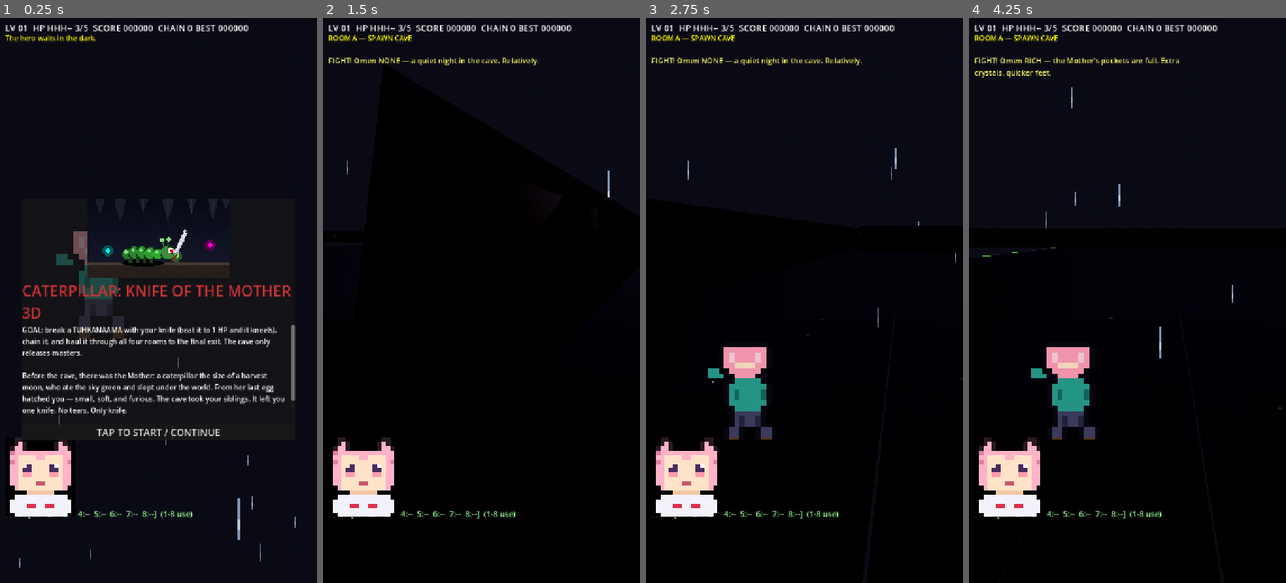
Above: before the commit, frames 1-4 (left to right).
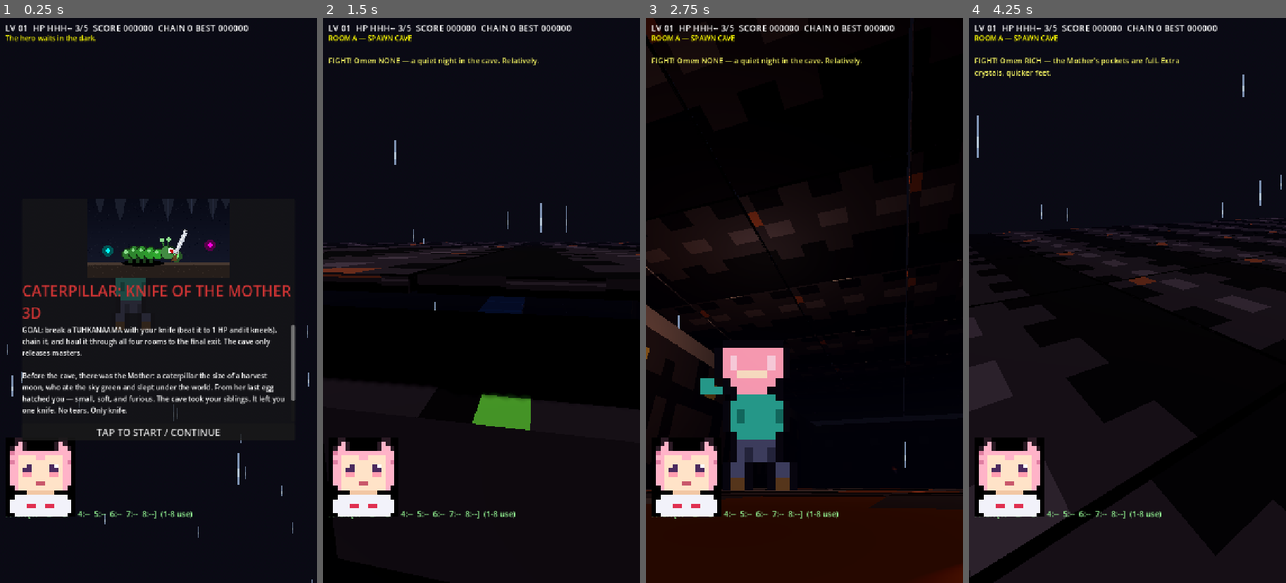
Above: after the commit, the same moments.

Repository: taistelupelto-rgb/tuomon-oma-videopeli
Game: Godot game, scene res://main.tscn
The game is run twice, just before and just after one commit, with the same random seed, the same clock (stepped at 60 frames per second) and the same inputs.
Inputs (mouse positions are in pixels of both pictures, inside the frame that each line leads up to):
- Up to frame 1 (0.25 s): no input
- Up to frame 2 (1.5 s): click "TAP TO START / CONTINUE" at 0.5 s; tap Enter at 1.25, 1.35 s; move the mouse to (551, 272) at 1.27 s; hold Right from 1.28 s (still down); click (551, 272) at 1.42 s
- Up to frame 3 (2.75 s): tap Space at 1.52 s; release Right at 2 s; drag from (741, 328) to (788, 413) at 2.02 s
- Up to frame 4 (4.25 s): move the mouse to (1159, 176) at 2.77 s; hold Right 2.78-3.5 s; tap R at 2.85 s; click (1159, 176) at 2.92 s; drag from (1111, 413) to (1032, 215) at 3.52 s

The runs differ from the first frame. In frame 1, 1.8% of the frame differs, in the area x 2-99%, y 37-100%; in frame 2, 4.3%; in frame 3, 22%, in the area x 0-100%, y 0-100%; in frame 4, 7.5%.

Commit message:
feat: lantern+torch lighting, animated river, smoother camera and bigger mobile controls

Diff:
--- a/main.gd
+++ b/main.gd
@@ -12,11 +12,12 @@
 var exit_cell: Vector2i = Vector2i(18, 6)
 const SPAWN_CELL := Vector2i(1, 6)
 const WALK_SPEED := 5.2
-const TURN_SPEED := 2.6
+const TURN_SPEED := 3.4
 const KNIFE_RANGE := 3.0
 const KNIFE_ARC := 1.0 # radians, half-angle
-const CAM_PITCH_MIN := -0.2
-const CAM_PITCH_MAX := 0.45
+const CAM_PITCH_MIN := -0.35
+const CAM_PITCH_MAX := 0.6
+const FOLLOW_CAM := true
 
 const ROOM_DEFS := [
 	{"name": "ROOM A — SPAWN CAVE", "about": "Grab the crystal, find the glowing exit. Every run, a new cave.", "pillars": 2, "crys": 1, "en": 0, "spikes": 0, "elites": 0, "heart": false, "sharp": false},
@@ -121,6 +122,7 @@
 var shadow_tex: Texture2D
 var shadow_mat: StandardMaterial3D
 var yaw := 0.0
+var cam_yaw := 0.0
 var cam_pitch := -0.2
 var walk_phase := 0.0
 var attack_t := 0.0
@@ -134,6 +136,9 @@
 var enemies: Array = [] # {node, mesh, mat, pos(Vector3 x,z in y), hp, maxhp, sp, type, elite, boss, mode, t, st, vx, vz, cool, dead, hit_swing}
 var exit_node: Area3D
 var exit_light: OmniLight3D
+var lantern: OmniLight3D
+var river_mat: StandardMaterial3D
+var river_cells: Array = []
 var rain: GPUParticles3D
 
 var hud_top: Label
@@ -904,7 +909,22 @@
 			cy = clampi(cy + rng.randi_range(-1, 1), 1, TH - 2)
 	_clear_radius(SPAWN_CELL, 2.5)
 	_clear_radius(exit_cell, 2.5)
-	var taken: Array = []
+	var river_y := TH / 2 + rng.randi_range(-2, 2)
+	for x in range(1, TW - 1):
+		var _rc := Vector2i(x, river_y)
+		if _rc == exit_cell or _rc == SPAWN_CELL:
+			continue
+		if Vector2(x - SPAWN_CELL.x, river_y - SPAWN_CELL.y).length() < 2.5:
+			continue
+		if Vector2(x - exit_cell.x, river_y - exit_cell.y).length() < 2.5:
+			continue
+		if grid[river_y][x] == "E":
+			continue
+		grid[river_y][x] = "w"
+	var bridge_x := 2 + rng.randi() % (TW - 4)
+	grid[river_y][bridge_x] = "."
+	grid[river_y][mini(bridge_x + 1, TW - 2)] = "."
+	var taken: Array = [Vector2i(bridge_x, river_y), Vector2i(mini(bridge_x + 1, TW - 2), river_y)]
 	for k in int(d.get("pillars", 0)):
 		var p := _free_cell(taken, 2.5)
 		taken.append(p)
@@ -1087,15 +1107,15 @@
 			var pos: Vector2 = event.position
 			# Let HUD buttons handle their own touches: bottom-right
 			# KNIFE/EAT cluster + top-right pause must not start a look-drag.
-			var on_buttons := (pos.x > vp.x * 0.62 and pos.y > vp.y * 0.62) or (pos.x > vp.x - 80.0 and pos.y < 240.0)
-			if state == "play" and not paused_game and pos.x < vp.x * 0.45 and pos.y > vp.y * 0.4 and joy_id == -1:
+			var on_buttons := (pos.x > vp.x * 0.55 and pos.y > vp.y * 0.55) or (pos.x > vp.x - 100.0 and pos.y < 260.0)
+			if state == "play" and not paused_game and pos.x < vp.x * 0.5 and pos.y > vp.y * 0.3 and joy_id == -1:
 				joy_id = event.index
 				joy_origin = pos
 				if is_instance_valid(joy_base):
 					joy_base.position = joy_origin - joy_base.size * 0.5
 				joy_vec = Vector2.ZERO
 				touch_move = Vector2.ZERO
-			elif look_id == -1 and not on_buttons and pos.x > vp.x * 0.45:
+			elif look_id == -1 and not on_buttons and pos.x > vp.x * 0.5:
 				look_id = event.index
 				look_last = event.position
 		else:
@@ -1106,22 +1126,22 @@
 				if is_instance_valid(joy_base):
 					joy_base.set_anchors_preset(Control.PRESET_BOTTOM_LEFT)
 					joy_base.offset_left = 24
-					joy_base.offset_top = -244
-					joy_base.offset_right = 244
+					joy_base.offset_top = -284
+					joy_base.offset_right = 284
 					joy_base.offset_bottom = -24
 			if event.index == look_id:
 				look_id = -1
 		return
 	if event is InputEventScreenDrag:
 		if event.index == joy_id:
-			var d: Vector2 = (event.position - joy_origin) / 60.0
+			var d: Vector2 = (event.position - joy_origin) / 85.0
 			if d.length() > 1.0:
 				d = d.normalized()
 			joy_vec = d
 			touch_move = d
 		elif event.index == look_id:
-			yaw -= event.relative.x * 0.0025
-			cam_pitch = clampf(cam_pitch + event.relative.y * 0.0018, CAM_PITCH_MIN, CAM_PITCH_MAX)
+			yaw -= event.relative.x * 0.0042
+			cam_pitch = clampf(cam_pitch + event.relative.y * 0.003, CAM_PITCH_MIN, CAM_PITCH_MAX)
 			look_last = event.position
 		return
 	if event is InputEventMouseButton and event.pressed and event.button_index == MOUSE_BUTTON_LEFT:
@@ -1134,7 +1154,7 @@
 			return
 	if event is InputEventMouseMotion and (event.button_mask & MOUSE_BUTTON_MASK_LEFT) != 0:
 		var vp2 := get_viewport().get_visible_rect().size
-		if state == "play" and not paused_game and event.position.x > vp2.x * 0.5:
+		if state == "play" and not paused_game and event.position.x > vp2.x * 0.3:
 			yaw -= event.relative.x * 0.006
 			cam_pitch = clampf(cam_pitch + event.relative.y * 0.004, CAM_PITCH_MIN, CAM_PITCH_MAX)
 		return
@@ -1160,7 +1180,7 @@
 	tick += 1
 	if tick % 60 == 0:
 		var s := get_viewport().get_visible_rect().size
-		cam.fov = 82.0 if s.y > s.x else 70.0
+		cam.fov = 88.0 if s.y > s.x else 70.0
 	if cap_t > 0.0:
 		cap_t -= delta
 		if cap_t <= 0.0:
@@ -1230,9 +1250,26 @@
 		walk_phase += 9.0 * delta
 	# --- camera rig follows ---
 	cam_rig.position = cam_rig.position.lerp(player_node.position + Vector3(0, 1.7, 0), 0.35)
-	cam_rig.rotation.y = yaw
+	if FOLLOW_CAM:
+		cam_yaw = lerp_angle(cam_yaw, yaw, 1.0 - exp(-3.0 * delta))
+	else:
+		cam_yaw = yaw
+	cam_rig.rotation.y = cam_yaw
 	spring.rotation.x = cam_pitch
 	rain.position = Vector3(player_node.position.x, 6.0, player_node.position.z)
+	if is_instance_valid(lantern):
+		lantern.position = player_node.position + Vector3(0, 2.2, 0)
+		lantern.light_energy = 1.15 + sin(tick * 0.11) * 0.08 + sin(tick * 0.043) * 0.06
+	if is_instance_valid(exit_light):
+		exit_light.light_energy = 1.4 + sin(tick * 0.05) * 0.4
+	if river_mat != null:
+		var _uvo: Vector3 = river_mat.uv1_offset
+		_uvo.x += delta * 0.08
+		river_mat.uv1_offset = _uvo
+	if is_instance_valid(room_node):
+		for c in room_node.get_children():
+			if c is OmniLight3D and c.is_in_group("torch"):
+				c.light_energy = 0.9 + sin(tick * 0.09 + c.position.x * 1.7 + c.position.z) * 0.12
 	# --- timers ---
 	if iframes > 0.0:
 		iframes -= delta
@@ -1765,7 +1802,7 @@
 	sky.sky_material = sm
 	env.sky = sky
 	env.ambient_light_source = Environment.AMBIENT_SOURCE_SKY
-	env.ambient_light_energy = 0.7
+	env.ambient_light_energy = 0.85
 	env.fog_enabled = true
 	env.fog_light_color = Color(0.04, 0.04, 0.08)
 	env.fog_density = 0.03
@@ -1811,6 +1848,13 @@
 	rain.draw_pass_1 = streak
 	rain.visibility_aabb = AABB(Vector3(-16, -8, -16), Vector3(32, 16, 32))
 	add_child(rain)
+	lantern = OmniLight3D.new()
+	lantern.name = "lantern"
+	lantern.light_color = Color(1.0, 0.85, 0.6)
+	lantern.light_energy = 1.2
+	lantern.omni_range = 9.0
+	lantern.shadow_enabled = false
+	add_child(lantern)
 
 func _build_player() -> void:
 	player_node = CharacterBody3D.new()
@@ -1844,8 +1888,8 @@
 	cam_rig = Node3D.new()
 	add_child(cam_rig)
 	spring = SpringArm3D.new()
-	spring.position = Vector3(0.9, 0.5, 0)
-	spring.spring_length = 4.6
+	spring.position = Vector3(0.55, 0.5, 0)
+	spring.spring_length = 5.4
 	spring.margin = 0.3
 	spring.collision_mask = 1
 	cam_rig.add_child(spring)
@@ -1854,7 +1898,7 @@
 	cam.fov = 70.0
 	var vs := get_viewport().get_visible_rect().size
 	if vs.y > vs.x:
-		cam.fov = 82.0
+		cam.fov = 88.0
 	spring.add_child(cam)
 
 func _build_room_nodes() -> void:
@@ -1873,6 +1917,16 @@
 	var wall_m := _pixel_mat(WALL_TEX, CAVE_PAL)
 	var pillar_m := _pixel_mat(PILLAR_TEX, CAVE_PAL)
 	var spike_m := _tex_mat("spike", SPIKE_TEX, _spike_pal(), 1.6)
+	river_mat = StandardMaterial3D.new()
+	river_mat.transparency = BaseMaterial3D.TRANSPARENCY_ALPHA
+	river_mat.albedo_color = Color(0.15, 0.45, 0.85, 0.65)
+	river_mat.roughness = 0.1
+	river_mat.metallic = 0.3
+	river_mat.emission_enabled = true
+	river_mat.emission = Color(0.1, 0.3, 0.8)
+	river_mat.emission_energy_multiplier = 0.3
+	river_mat.uv1_scale = Vector3(1, 1, 1)
+	river_cells.clear()
 	# one big floor slab for collision
 	var static_body := StaticBody3D.new()
 	static_body.collision_layer = 1
@@ -1921,6 +1975,11 @@
 				var s := _box(Vector3(CELL * 0.9, 0.34, CELL * 0.9), spike_m)
 				s.position = Vector3(wx, 0.17, wz)
 				room_node.add_child(s)
+			elif ch == "w":
+				river_cells.append(Vector2i(mx, my))
+				var wplane := _box(Vector3(CELL * 0.98, 0.06, CELL * 0.98), river_mat)
+				wplane.position = Vector3(wx, 0.03, wz)
+				room_node.add_child(wplane)
 			elif ch == "E":
 				exit_node = Area3D.new()
 				exit_node.position = Vector3(wx, 0.0, wz)
@@ -1933,6 +1992,35 @@
 				exit_light.light_color = Color(0.15, 0.25, 0.4)
 				exit_node.add_child(exit_light)
 				room_node.add_child(exit_node)
+	var torch_spots: Array = []
+	for base in [SPAWN_CELL, exit_cell]:
+		var found := Vector2i(-1, -1)
+		for r in 3:
+			for yy in range(maxi(1, base.y - r), mini(TH - 1, base.y + r + 1)):
+				for xx in range(maxi(1, base.x - r), mini(TW - 1, base.x + r + 1)):
+					if grid[yy][xx] == ".":
+						found = Vector2i(xx, yy)
+						break
+				if found.x >= 0:
+					break
+			if found.x >= 0:
+				break
+		if found.x >= 0:
+			var dup := false
+			for t in torch_spots:
+				if t == found:
+					dup = true
+			if not dup:
+				torch_spots.append(found)
+	for tp in torch_spots.slice(0, 2):
+		var torch := OmniLight3D.new()
+		torch.light_color = Color(1.0, 0.6, 0.25)
+		torch.omni_range = 6.0
+		torch.light_energy = 0.9
+		torch.shadow_enabled = false
+		torch.position = Vector3(tp.x * CELL, 1.6, tp.y * CELL)
+		torch.add_to_group("torch")
+		room_node.add_child(torch)
 	# pickups + enemies
 	for it in items:
 		var p: Vector2i = it["cell"]
@@ -1999,6 +2087,7 @@
 func _place_player_spawn() -> void:
 	player_node.position = Vector3(1.5 * CELL, 0.1, TH * CELL / 2.0 - CELL / 2.0)
 	yaw = -PI / 2.0 # face +X down the cave
+	cam_yaw = yaw
 	cam_rig.position = player_node.position + Vector3(0, 1.7, 0)
 	cam_rig.rotation.y = yaw
 
@@ -2156,8 +2245,8 @@
 	joy_base = Panel.new()
 	joy_base.set_anchors_preset(Control.PRESET_BOTTOM_LEFT)
 	joy_base.offset_left = 24
-	joy_base.offset_top = -244
-	joy_base.offset_right = 244
+	joy_base.offset_top = -284
+	joy_base.offset_right = 284
 	joy_base.offset_bottom = -24
 	joy_base.add_theme_stylebox_override("panel", circle.call(Color(0, 1, 0, 0.15), 110, 3))
 	joy_base.mouse_filter = Control.MOUSE_FILTER_STOP
@@ -2174,11 +2263,11 @@
 	var knife := Button.new()
 	knife.text = "KNIFE"
 	knife.set_anchors_preset(Control.PRESET_BOTTOM_RIGHT)
-	knife.offset_left = -152
+	knife.offset_left = -176
 	knife.offset_top = -152
 	knife.offset_right = -24
 	knife.offset_bottom = -24
-	knife.add_theme_font_size_override("font_size", 24)
+	knife.add_theme_font_size_override("font_size", 28)
 	knife.focus_mode = Control.FOCUS_NONE
 	knife.mouse_filter = Control.MOUSE_FILTER_STOP
 	knife.button_down.connect(func() -> void: touch_slash = true)
@@ -2188,10 +2277,11 @@
 	var eat := Button.new()
 	eat.text = "EAT"
 	eat.set_anchors_preset(Control.PRESET_BOTTOM_RIGHT)
-	eat.offset_left = -132
+	eat.offset_left = -156
 	eat.offset_top = -252
 	eat.offset_right = -44
 	eat.offset_bottom = -164
+	eat.custom_minimum_size = Vector2(128, 88)
 	eat.add_theme_font_size_override("font_size", 20)
 	eat.focus_mode = Control.FOCUS_NONE
 	eat.mouse_filter = Control.MOUSE_FILTER_STOP
@@ -2233,6 +2323,9 @@
 	newb.mouse_filter = Control.MOUSE_FILTER_STOP
 	newb.pressed.connect(_on_new_button)
 	touch_layer.add_child(newb)
+	if DisplayServer.is_touchscreen_available():
+		touch_layer.visible = true
+		has_touch = true
 
 func _on_eat_button() -> void:
 	if state != "play" or paused_game:
